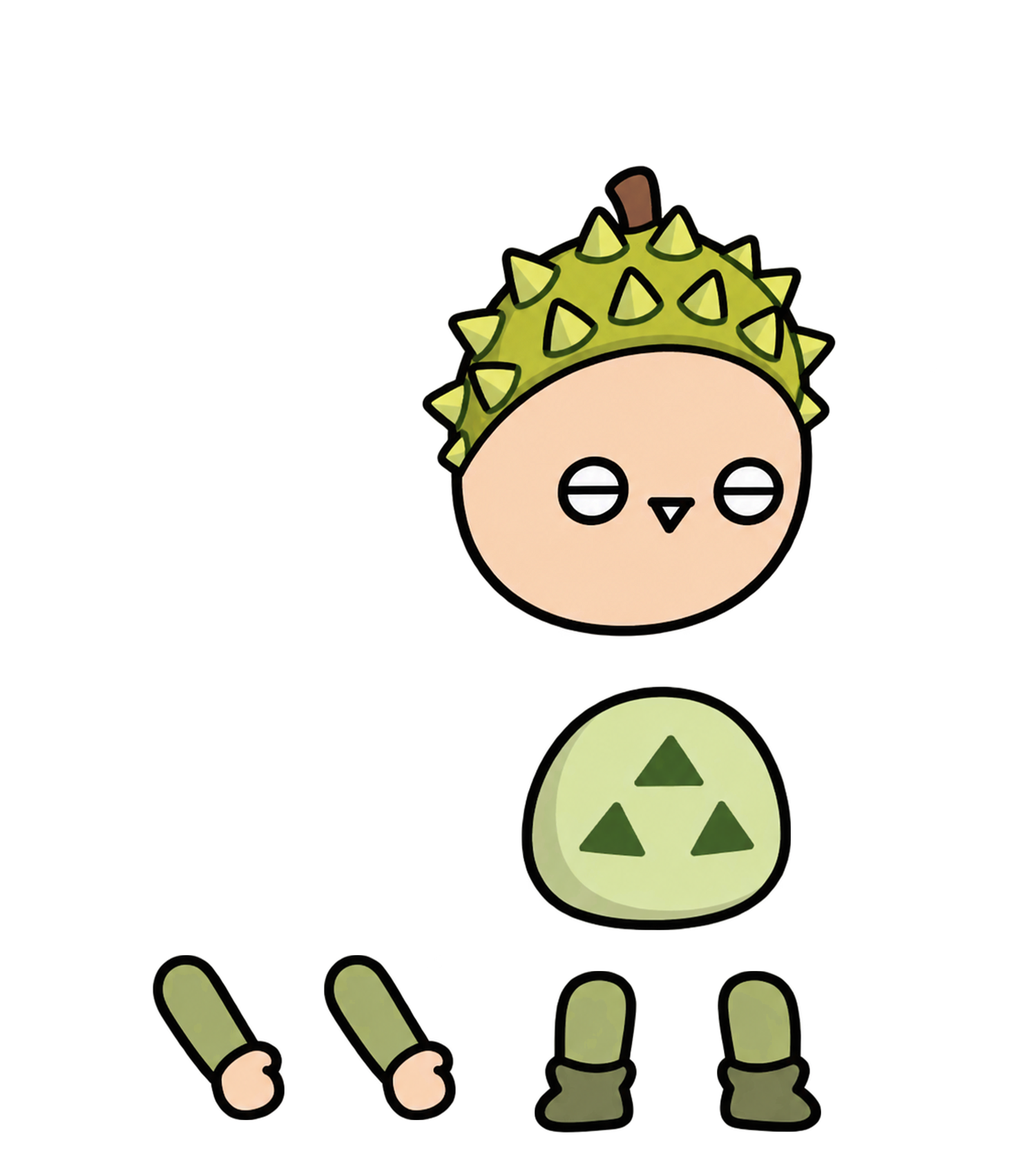
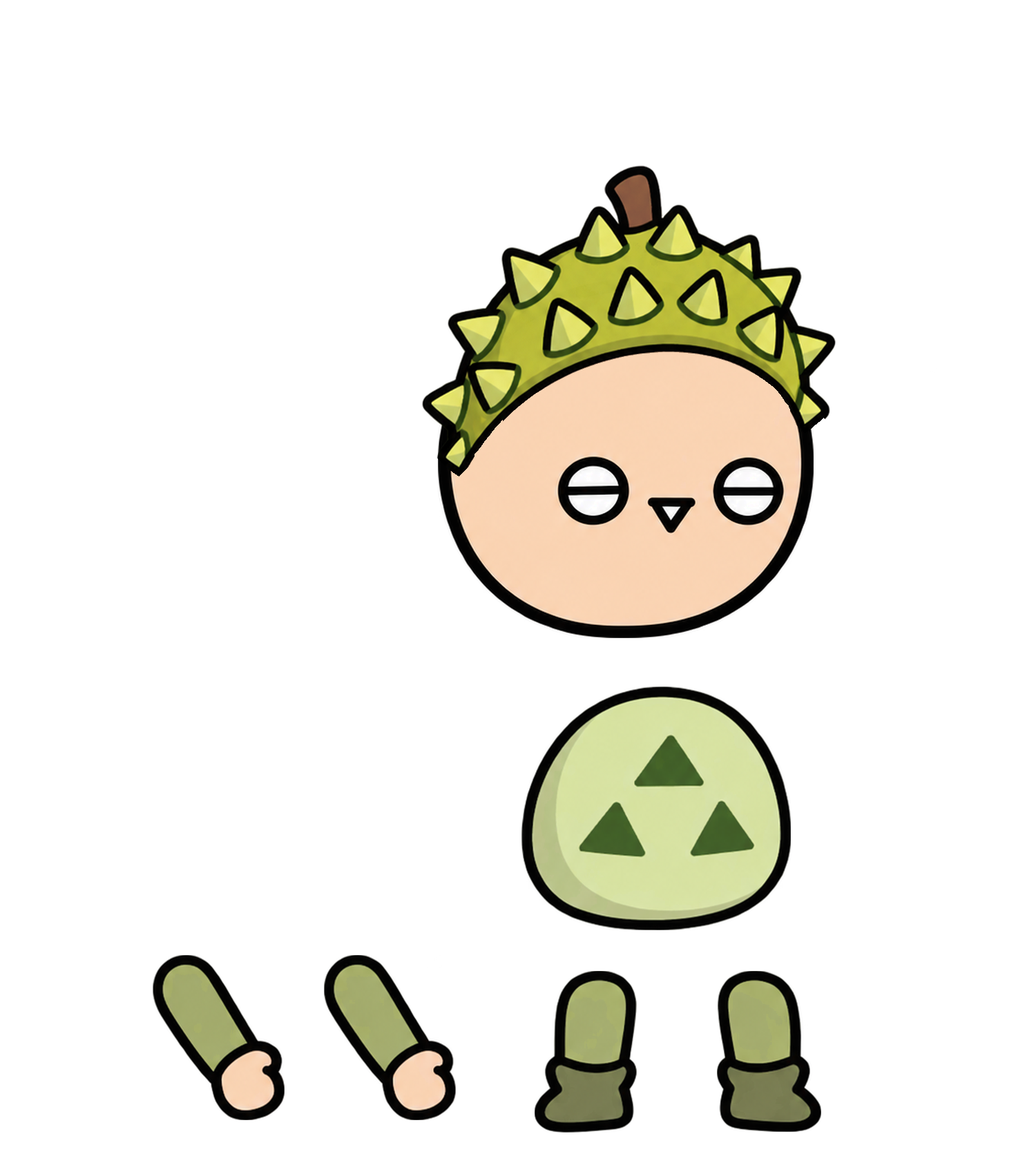
Layered file, before and after one edit (1036×1174). Changes by layer:
painted on "머리" over bbox(435, 279, 826, 639)
